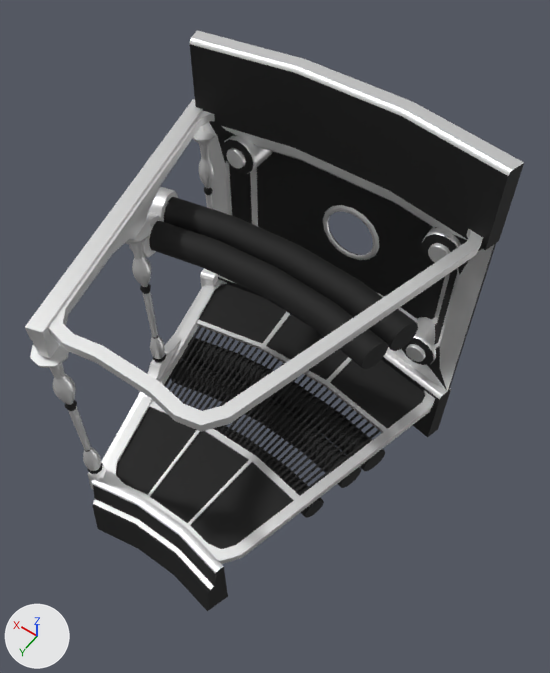
The glTF model maps/lattice/models/floor_piece.glb: old version first, new version second.
Camera for both pictures: a 50 mm camera at (-13.4, -5.4, 33.8) aimed at (-0.6, -23.3, 5.7). The axes (+X, +Y, +Z) are drawn at lower left. The lights are the same throughout. Where no turn or scale is listed for an object, it has been applied to the vertices.

Before the edit, the objects in view are built like this:
```python
me_cube = bpy.data.meshes.new('Cube')
me_cube.from_pydata(...)  # 50 vertices, 96 faces; spans x -0.37..0.37, y -7.68..7.26, z -0.55..1.2
me_cube.materials.append(mat_mat_dirty_gold)  # white #e7e7e7
me_cylinder_001 = bpy.data.meshes.new('Cylinder.001')
me_cylinder_001.from_pydata(...)  # 64 vertices, 128 faces; spans x -7.4..7.4, y -29.9..-14.7, z 0.7..1.1
me_cylinder_001.materials.append(mat_mat_dirty_gold)  # white #e7e7e7
me_cylinder_004 = bpy.data.meshes.new('Cylinder.004')
me_cylinder_004.from_pydata(...)  # 56 vertices, 108 faces; spans x -3.94..3.94, y -15.16..-13.5, z -2.87..1.06
# faces by material slot: [6, 54, 48]
me_cylinder_004.materials.append(mat_mat_placeholder)  # white #e7e7e7
me_cylinder_004.materials.append(mat_mat_dirty_gold)  # white #e7e7e7
me_cylinder_004.materials.append(mat_mat_boiler)  # black #272727
ob_base_001 = bpy.data.objects.new('Base.001', me_cylinder_001)
ob_base_001.location = (0.0, 0.0, 10.79)
ob_innerfloorwall = bpy.data.objects.new('InnerFloorWall', me_cylinder_004)
ob_innerfloorwall.location = (0.0, 0.0, -0.69)
ob_pillarbase_001 = bpy.data.objects.new('PillarBase.001', me_cube)
ob_pillarbase_001.location = (5.74, -21.42, 11.45)
ob_pillarbase_001.rotation_euler = (0.0, -3.142, 0.262)  # degrees (0, -180, 15)
# also in view: 'OuterFloorWall.002' at (0.0, -30.0, 6.0); 'PillarBase' at (5.8, -21.6, 0.0); 'Cylinders' at (0.0, -29.7, 6.0); 'Pillar.001' at (4.0, -14.8, 5.5); 'Floor' at (0.0, -22.3, 0.0)
```
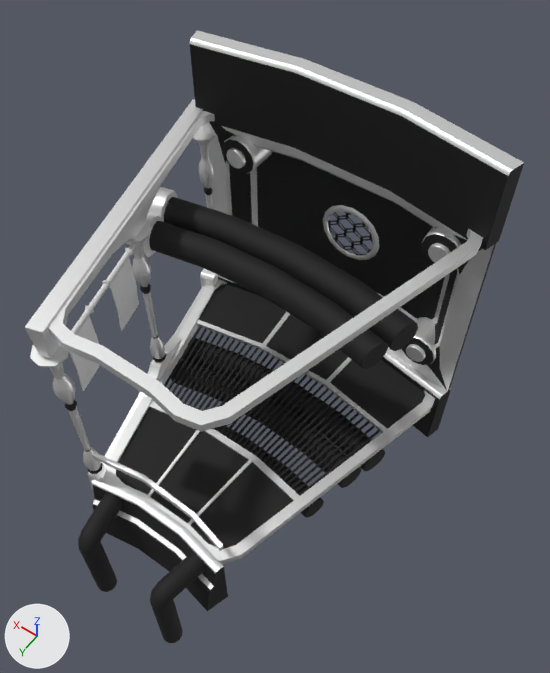
Changed parts and their boxes [x1, y1, x2, y2] in the pictures (550 x 673 px):
'Circle', added (black)
    after: [78, 493, 122, 592]
'Circle.001', added (black)
    after: [150, 552, 205, 643]
'Plane', added
    after: [69, 258, 139, 391]
'Cylinder.002', added
    after: [91, 451, 223, 551]
'Cube', added
    after: [71, 244, 136, 335]
'Cylinder.001', added (black)
    after: [328, 212, 373, 255]

What the commit changed:
Mesh me_plane is new.
It has 40 vertices, 72 faces and spans x -0.82..0.69, y -2.6..2.56, z -3.36..-0.15.
It uses material mat_mat_placeholder (white #e7e7e7).
Mesh me_cube_003 is new.
It has 60 vertices, 118 faces and spans x -1.01..1.01, y -3.47..3.47, z -0.17..0.17.
It uses material mat_mat_placeholder (white #e7e7e7).
Mesh me_circle is new.
It has 84 vertices, 164 faces and spans x -0.52..0.52, y -5.38..0.52, z -1.97..1.3.
It uses material mat_mat_boiler (black #272727).
Mesh me_cylinder_015 is new.
It has 16 vertices, 28 faces and spans x -3.96..3.98, y -15.36..-14.63, z -0.27..0.11.
It uses material mat_mat_dirty_gold (white #e7e7e7).
Mesh me_cylinder_014 is new.
It has 312 vertices, 360 faces and spans x -2.71..2.73, y 0.0, z -1.96..2.44.
It uses material mat_mat_boiler (black #272727).
Object 'Plane' (ob_plane) is new; it shows me_plane.
Its location is (4.89, -18.26, 9.58).
Object 'Cube' (ob_cube) is new; it shows me_cube_003.
Its location is (4.89, -18.26, 9.58).
Object 'Circle.001' (ob_circle_001) is new; it shows me_circle.
Its location is (-2.46, -13.6, -0.45).
Its rotation in degrees is (90, 0, -10).
Object 'Circle' (ob_circle) is new; it shows me_circle.
Its location is (2.54, -13.58, -0.45).
Its rotation in degrees is (90, 0, 11).
Object 'Cylinder.002' (ob_cylinder_002) is new; it shows me_cylinder_015.
Its location is (0.0, 0.0, 2.43).
Object 'Cylinder.001' (ob_cylinder_001) is new; it shows me_cylinder_014.
Its location is (0.06, -30.91, 5.92).
